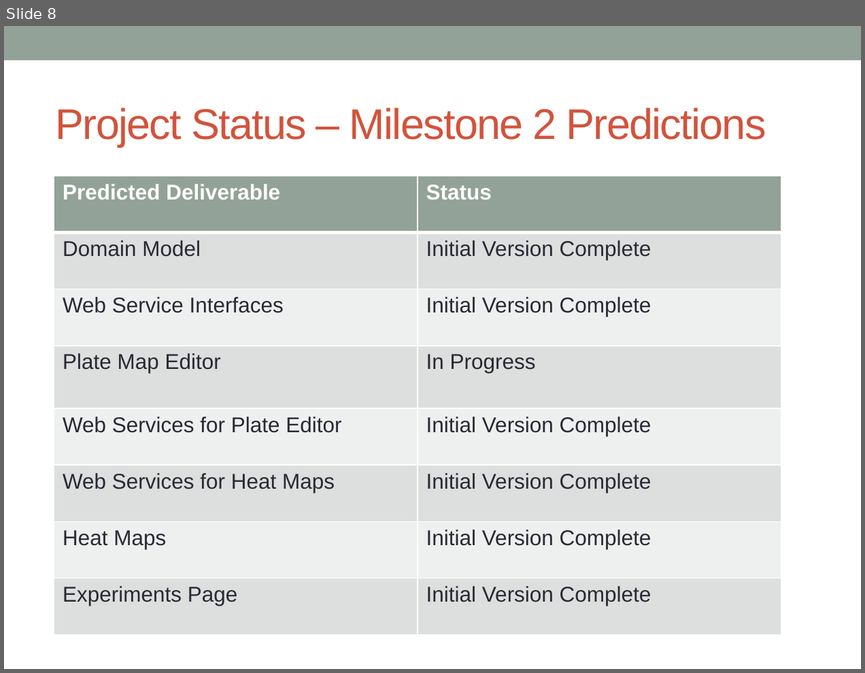
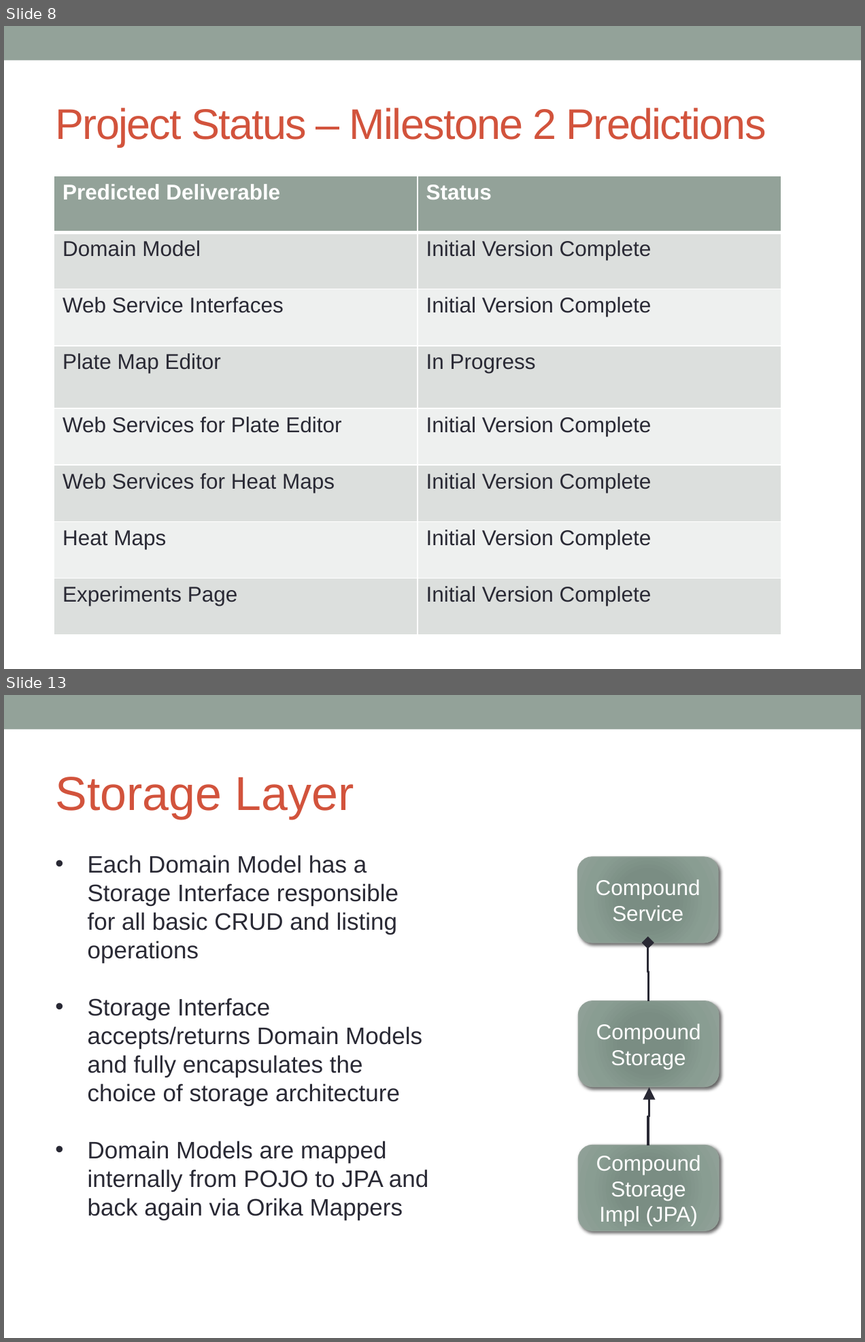
Before and after one commit to massfords/we99, a slide deck: docs/Presentations/WestEastMilestone2Presentation_v1.pptx. Shown one above the other, each under a label of ours: slide 8 before the commit, slides 8 and 13 after it; the slides between them are not shown. The pictures are 865x673 and 865x1342 pixels, drawn with LibreOffice and Linux fonts; fonts in the diff are those of the drawing. Boxes give left, top, right and bottom in pixels: in the first picture for what was removed or moved away, otherwise in the second. Text is boxed around its words. In the diff, an @@ line names an element or a change of style, - is before the commit and + after.

```diff
--- a/docs/Presentations/WestEastMilestone2Presentation_v1.pptx
+++ b/docs/Presentations/WestEastMilestone2Presentation_v1.pptx
@@ slide 13 added at box(4, 695, 861, 1338), background #FFFFFF; not listed: 1 template element that a slide beside it also shows @@
@@ text added at box(55, 777, 354, 819), 40 pt, text #D2533C @@
+Storage Layer
@@ text added at box(88, 855, 428, 1220), 20 pt, text #292934 @@
+• Each Domain Model has a Storage Interface responsible for all basic CRUD and listing operations
+• Storage Interface accepts/returns Domain Models and fully encapsulates the choice of storage architecture
+• Domain Models are mapped internally from POJO to JPA and back again via Orika Mappers
@@ rounded rectangle added at box(577, 857, 718, 943), fill gradient #7B8E82 to #7B8D83 to #8A9E92 to #93A299, outline #93A299 0.75 pt, 18 pt, text #FFFFFF @@
+Compound
+Service
@@ elbow arrow added from (649, 1001) to (647, 943), #292934 2.08 pt @@
@@ rounded rectangle added at box(578, 1001, 719, 1087), fill gradient #7B8E82 to #7B8D83 to #8A9E92 to #93A299, outline #93A299 0.75 pt, 18 pt, text #FFFFFF @@
+Compound
+Storage
@@ elbow arrow added from (647, 1146) to (649, 1087), #292934 2.08 pt @@
@@ rounded rectangle added at box(578, 1145, 719, 1231), fill gradient #7B8E82 to #7B8D83 to #8A9E92 to #93A299, outline #93A299 0.75 pt, 18 pt, text #FFFFFF @@
+Compound
+Storage
+Impl (JPA)
```
Also in this commit, not shown: 4 slides changed, 4 other slides added, 2 slides removed.
